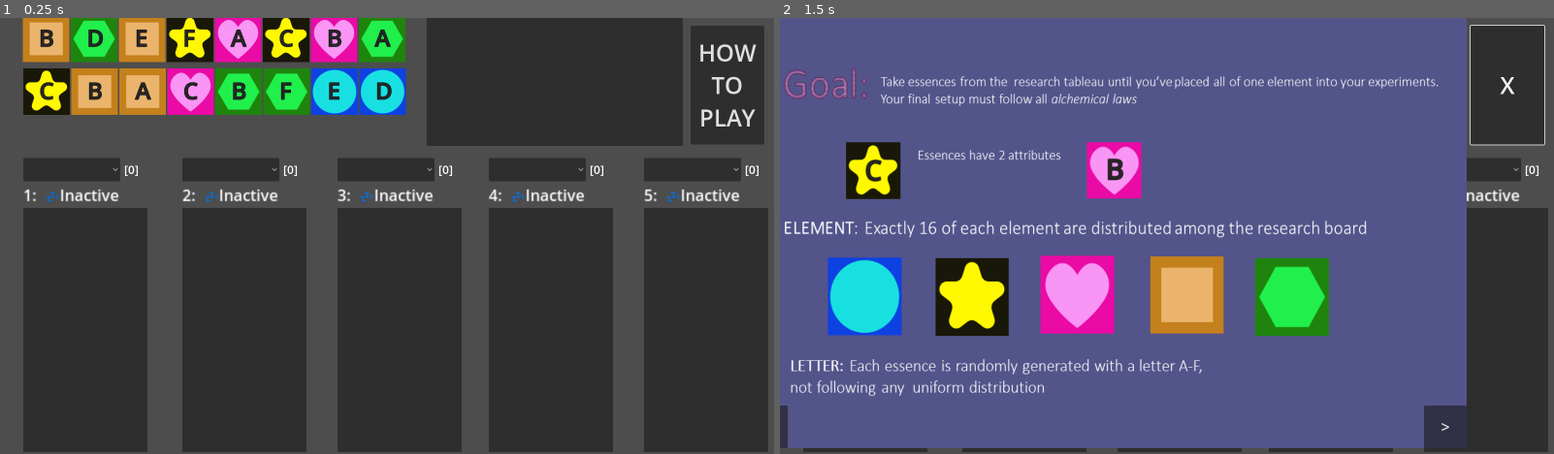
Above: before the commit, frames 1-2 (left to right).
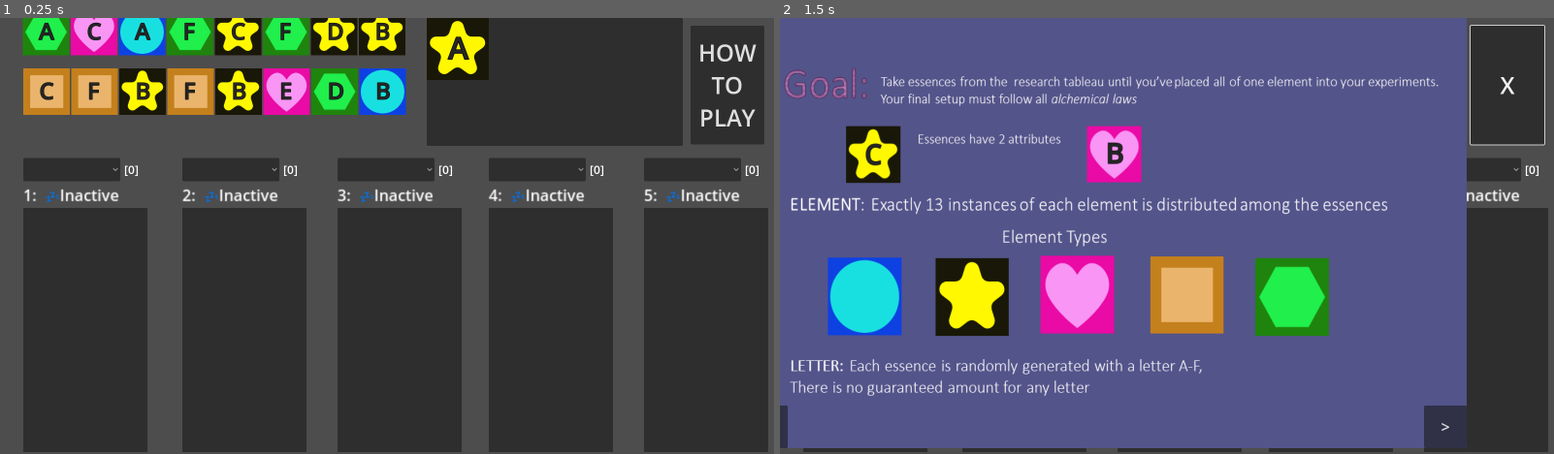
Above: after the commit, the same moments.

Repository: ninjacreeper47/Meriam-s-Trial
Game: Godot game, scene res://main.tscn
Same seed, same stepped clock (60 frames per second), same inputs: the game is played once before the commit and once after it.
Inputs:
- Up to frame 1 (0.25 s): no input
- Up to frame 2 (1.5 s): click "HOW TO PLAY" at 0.5 s; click "B" at 1.25 s

The runs differ from the first frame. In frame 1, 9.8% of the frame differs, in the area x 2-64%, y 0-23%; in frame 2, 4.5%.

Commit message:
More flexible grid + shorter columns

Diff:
--- a/IngameMenu.gd
+++ b/IngameMenu.gd
@@ -1,5 +1,6 @@
 extends Panel
 
+var quitting_for_realizes = false
 
 # Called when the node enters the scene tree for the first time.
 func _ready():
@@ -13,4 +14,14 @@
 func _on_new_game_pressed():
 	alchemy.queue_reset = true
 func _on_quit_pressed():
-	get_tree().quit()
+
+	if quitting_for_realizes:
+		get_tree().quit()
+	else:
+		$QuitButton.text = "ARE YOU SURE?"
+		quitting_for_realizes = true
+
+
+func _on_quit_button_mouse_exited():
+	quitting_for_realizes = false
+	$QuitButton.text = "QUIT"
--- a/ProgressBars.gd
+++ b/ProgressBars.gd
@@ -11,8 +11,15 @@
 	_update_bars()
 
 func _update_bars():
+
 	get_child(0).get_child(0).value = alchemy.active_type_counts["Metal"]
 	get_child(1).get_child(0).value = alchemy.active_type_counts["Plant"]
 	get_child(2).get_child(0).value = alchemy.active_type_counts["Star"]
 	get_child(3).get_child(0).value = alchemy.active_type_counts["Water"]
 	get_child(4).get_child(0).value = alchemy.active_type_counts["Friendship"]
+
+	get_child(0).get_child(0).max_value = alchemy.essence_goals["Metal"]
+	get_child(1).get_child(0).max_value = alchemy.essence_goals["Plant"]
+	get_child(2).get_child(0).max_value = alchemy.essence_goals["Star"]
+	get_child(3).get_child(0).max_value = alchemy.essence_goals["Water"]
+	get_child(4).get_child(0).max_value = alchemy.essence_goals["Friendship"]
--- a/Storage.gd
+++ b/Storage.gd
@@ -51,6 +51,6 @@
 	_add_essence(data.value,data.my_type)
 	data.reparent(self)
 
-
+	#this function exists because dropping essence logic calls it on expremiments
 func _assign_new_child(incoming_ess):
 	incoming_ess.reparent(self)
--- a/ingame_menu.tscn
+++ b/ingame_menu.tscn
@@ -6,7 +6,6 @@
 bg_color = Color(0.235294, 0.176471, 0.419608, 1)
 
 [node name="Menu" type="Panel"]
-visible = false
 script = ExtResource("1_36ssy")
 
 [node name="NewGameButton" type="Button" parent="."]
@@ -30,4 +29,5 @@
 text = "Quit"
 
 [connection signal="pressed" from="NewGameButton" to="." method="_on_new_game_pressed"]
+[connection signal="mouse_exited" from="QuitButton" to="." method="_on_quit_button_mouse_exited"]
 [connection signal="pressed" from="QuitButton" to="." method="_on_quit_pressed"]
--- a/main.tscn
+++ b/main.tscn
@@ -259,19 +259,20 @@
 texture = ExtResource("9_t62h7")
 expand_mode = 1
 
-[node name="Label" type="Label" parent="Game Screen/HelpContainer/Victory Progress"]
+[node name="VictoryRulesReminder" type="Label" parent="Game Screen/HelpContainer/Victory Progress"]
 layout_mode = 0
 offset_left = 24.0
 offset_top = 1.0
 offset_right = 552.0
 offset_bottom = 57.0
 text = "1.All experiments must be stable
-2. Your experiments must contain all 16 of any ONE element"
+2. Your experiments must contain all 13 of any ONE element"
 
 [node name="Menu" parent="Game Screen/HelpContainer" instance=ExtResource("11_cjw6x")]
-layout_mode = 2
-
-[node name="Storage" type="Control" parent="Game Screen"]
+visible = false
+layout_mode = 2
+
+[node name="StorageContainer" type="Control" parent="Game Screen"]
 layout_mode = 3
 anchors_preset = 0
 offset_left = -944.0
@@ -279,19 +280,19 @@
 offset_right = -904.0
 offset_bottom = -450.0
 
-[node name="StorageBackground" type="PanelContainer" parent="Game Screen/Storage"]
+[node name="StorageBackground" type="PanelContainer" parent="Game Screen/StorageContainer"]
 layout_mode = 0
 offset_left = 1024.0
 offset_top = 40.0
 offset_right = 1552.0
 offset_bottom = 304.0
 
-[node name="Storage" type="GridContainer" parent="Game Screen/Storage/StorageBackground"]
+[node name="Storage" type="GridContainer" parent="Game Screen/StorageContainer/StorageBackground"]
 layout_mode = 2
 columns = 4
 script = ExtResource("4_ky610")
 
-[node name="StorageLabel" type="Label" parent="Game Screen/Storage"]
+[node name="StorageLabel" type="Label" parent="Game Screen/StorageContainer"]
 layout_mode = 0
 offset_left = 1096.0
 offset_top = -32.0
--- a/research.tscn
+++ b/research.tscn
@@ -15,9 +15,9 @@
 [node name="UpcomingEssence" parent="." node_paths=PackedStringArray("tableau") instance=ExtResource("1_1t6it")]
 layout_mode = 1
 offset_left = 127.0
-offset_top = -872.0
+offset_top = -688.0
 offset_right = 127.0
-offset_bottom = -872.0
+offset_bottom = -688.0
 scale = Vector2(0.75, 0.75)
 tableau = NodePath("../Tableau")
 
--- a/upcoming_essence.gd
+++ b/upcoming_essence.gd
@@ -5,11 +5,12 @@
 var column_clear_marker = load("res://column_clear_marker.tscn")
 @export var tableau:Control
 
-@export var column_height = 10
+@export var column_height = 8
 
 
 @onready var board_total = get_child(0).get_child_count() * column_height
 
+var column_counts = []
 
 # Called when the node enters the scene tree for the first time.
 func _ready():
@@ -19,10 +20,10 @@
 #Fills the research area with new essences.
 #Randomization style:  Creates a bag which contains an equal amount of each type.
 # Each spawned essence draws the next type from the bag.  Value is untouched
-#If board total is not evenly divisble by amount of types, it will pick one type to put surplus off in the bag
+#If board total is not evenly divisble by amount of types, then the surplus are added to storage
 func spawn_balanced():
 	#bag creation
-	var amount_of_each_type = (board_total / alchemy.type.size()) as int
+	var amount_of_each_type = (board_total / alchemy.type.size()) as int + 1
 	var bag = []
 	for i in range(amount_of_each_type):
 
@@ -32,14 +33,10 @@
 			else:
 				alchemy.essence_goals[t] = 1
 			bag.append(t)
-	if bag.size() < board_total:
-		var surplus_type = alchemy.type.pick_random()
-		for  i in range(board_total - bag.size()):
-			bag.append(surplus_type)
-			alchemy.essence_goals[surplus_type] += 1
 	bag.shuffle()
 	#essence spawning
 	for i in range(get_child(0).get_child_count()):
+		column_counts.append(0)
 		var column = get_child(0).get_child(i)
 		for j in range(column_height):
 			var instance = essence.instantiate()
@@ -49,8 +46,16 @@
 			instance._set_type(bag.pop_back())
 			var my_call = Callable(self, "_on_next_requested")
 			instance.taken_from_tableau.connect(my_call)
+
+			column_counts[i] += 1
 		#populate the intial tableau
-		_on_next_requested(i)
+		_on_next_requested(i,false)
+	#dump excess into storage
+	var storage_ref = get_node("/root/Main/Game Screen/StorageContainer/StorageBackground/Storage")
+	while bag.size() > 0:
+		var instance = essence.instantiate()
+		storage_ref.add_child(instance)
+		instance._set_type(bag.pop_back())
 	alchemy.resetting_in_progress = false
 	alchemy.game_playing = true
 # Called every frame. 'delta' is the elapsed time since the previous frame.
@@ -58,9 +63,9 @@
 	pass
 
 
-func _on_next_requested(column):
+func _on_next_requested(column, spawn_replacement = true):
 	var column_node = get_child(0).get_child(column)
-	if column_node.get_child_count() <= 1:
+	if column_counts[column] == 0:
 		var instance = column_clear_marker.instantiate()
 		tableau.add_child(instance)
 		tableau.move_child(instance,column)
@@ -68,3 +73,8 @@
 	var request = column_node.get_child(column_node.get_child_count() -1)
 	request.in_upcoming = false
 	tableau._refill(request)
+	column_counts[column] -= 1
+	if spawn_replacement:
+		var replacement = column_clear_marker.instantiate()
+		column_node.add_child(replacement)
+		column_node.move_child(replacement,1)
Not shown, changed: Assets/Credits.txt
Binary file changed: Assets/How to Play/Instructions/Slide1.PNG
Binary file changed: Assets/How to Play/Instructions/Slide4.PNG
Binary file changed: Assets/How to Play/Instructions/Slide5.PNG
Not shown, changed: Assets/How to Play/Instructions.pptx
